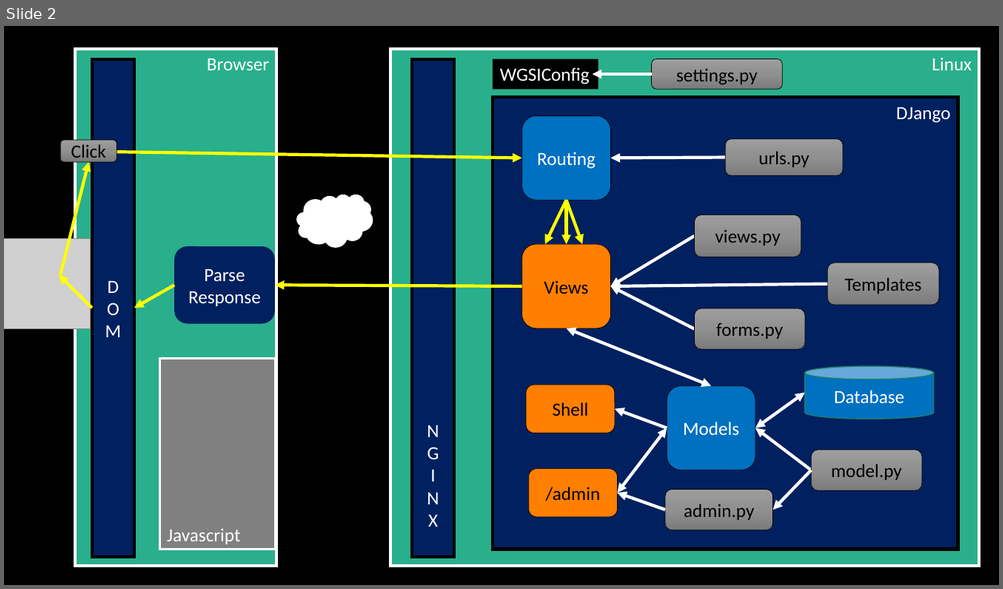
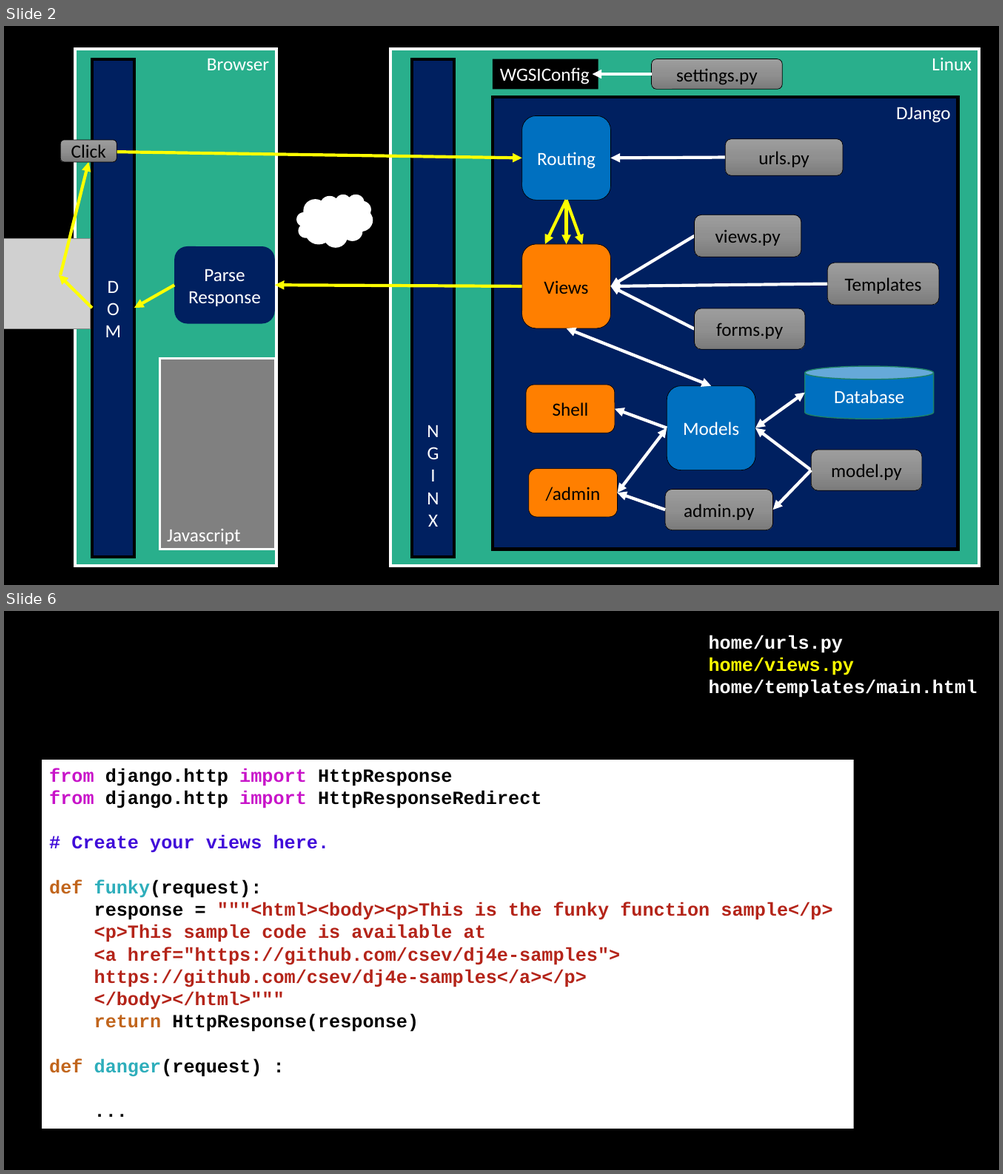
Before and after one commit to csev/dj4e, a slide deck: lectures/DJ-05-Views-Templates.pptx. Shown one above the other, each under a label of ours: slide 2 before the commit, slides 2 and 6 after it; the slides between them are not shown. The pictures are 1003x589 and 1003x1174 pixels, drawn with LibreOffice and Linux fonts; fonts in the diff are those of the drawing; grey boxes stand for pictures; background and template pictures are left out. Boxes give left, top, right and bottom in pixels: in the first picture for what was removed or moved away, otherwise in the second. Text is boxed around its words. In the diff, an @@ line names an element or a change of style, - is before the commit and + after.

```diff
--- a/lectures/DJ-05-Views-Templates.pptx
+++ b/lectures/DJ-05-Views-Templates.pptx
@@ slide 6 added at [4,611,999,1170], background #000000 @@
@@ text added at [708,635,977,698], 18 pt, text #FFFFFF, bold @@
+home/urls.py
+home/views.py
+home/templates/main.html
@@ rectangle added at [42,760,854,1130], fill #FFFFFF, 18 pt, text #B42419, bold @@
+from django.http import HttpResponse
+from django.http import HttpResponseRedirect
+# Create your views here.
+def funky(request):
+response = """<html><body><p>This is the funky function sample</p>
+<p>This sample code is available at
+<a href="https://github.com/csev/dj4e-samples">
+https://github.com/csev/dj4e-samples</a></p>
+</body></html>"""
+return HttpResponse(response)
+def danger(request) :
+...
```
Also in this commit, not shown: 2 slides changed, 14 other slides added, 1 other file.
